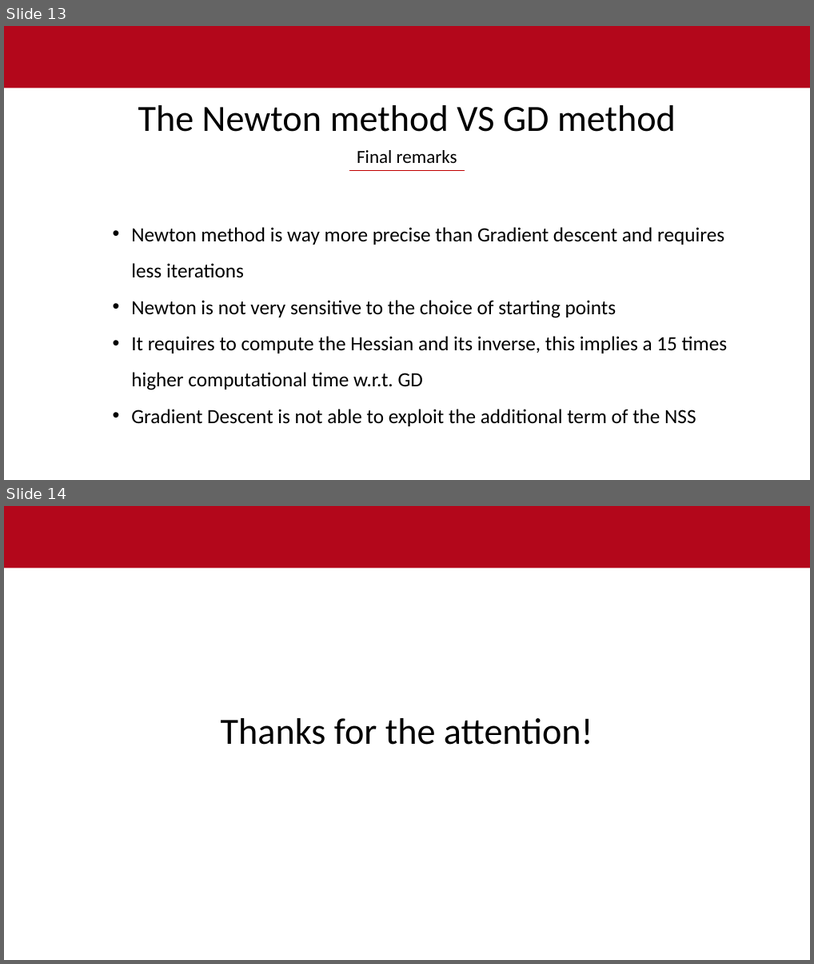
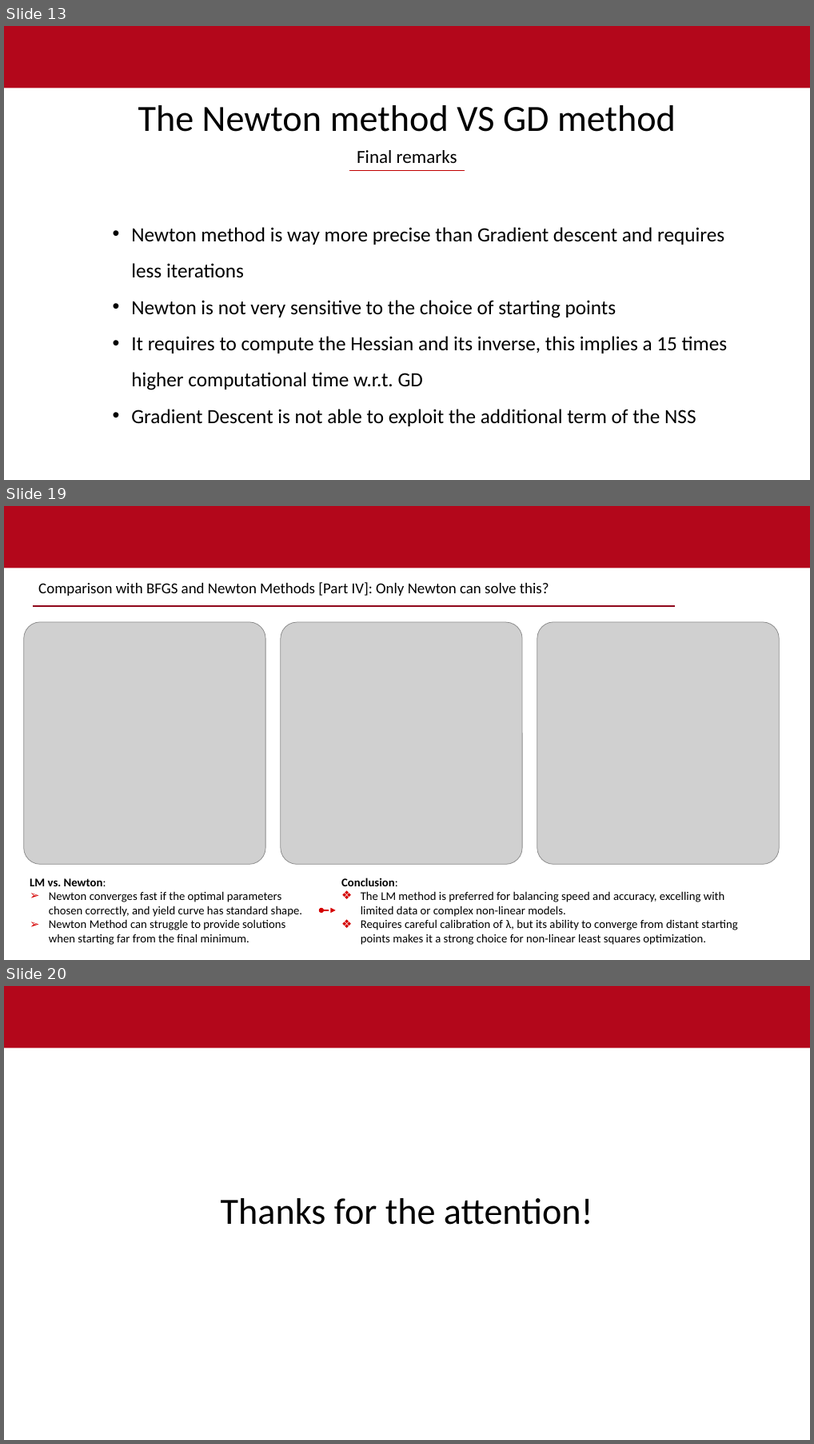
Before and after one commit to ibrahimuali/CompMath, a slide deck: power point - gradient descent newton.pptx. Shown one above the other, each under a label of ours: slides 13 and 14 before the commit, slides 13, 19 and 20 after it; the slides between them are not shown. The pictures are 814x964 and 814x1444 pixels, drawn with LibreOffice and Linux fonts; fonts in the diff are those of the drawing; grey boxes stand for pictures; background and template pictures are left out. Boxes give left, top, right and bottom in pixels: in the first picture for what was removed or moved away, otherwise in the second. Text is boxed around its words. In the diff, an @@ line names an element or a change of style, - is before the commit and + after.

Commit message:
Update power point - gradient descent, newton and lm

```diff
--- a/power point - gradient descent newton.pptx
+++ b/power point - gradient descent newton.pptx
@@ slide 19 added at (4,506,810,960), background #FFFFFF; not listed: 1 template element that a slide beside it also shows @@
@@ text added at (38,582,550,596), 18 pt, text #000000 @@
+Comparison with BFGS and Newton Methods [Part IV]: Only Newton can solve this?
@@ picture added at (24,622,266,864) @@
@@ line added from (33, 607) to (675, 607), #8F061A 2.25 pt @@
@@ picture added at (281,622,523,864) @@
@@ picture added at (538,622,779,864) @@
@@ text added at (30,878,302,944), 14 pt, text #000000 @@
+LM vs. Newton:
+➢ Newton converges fast if the optimal parameters chosen correctly, and yield curve has standard shape.
+➢ Newton Method can struggle to provide solutions when starting far from the final minimum.
@@ text added at (342,877,738,944), 14 pt, text #000000 @@
+Conclusion:
+❖ The LM method is preferred for balancing speed and accuracy, excelling with limited data or complex non-linear models.
+❖ Requires careful calibration of λ, but its ability to converge from distant starting points makes it a strong choice for non-linear least squares optimization.
@@ double arrow added from (322, 910) to (336, 910), #D50000 1.5 pt dashed @@
@@ what was slide 14 is now slide 20 @@
```
Also in this commit, not shown: 5 other slides added.
